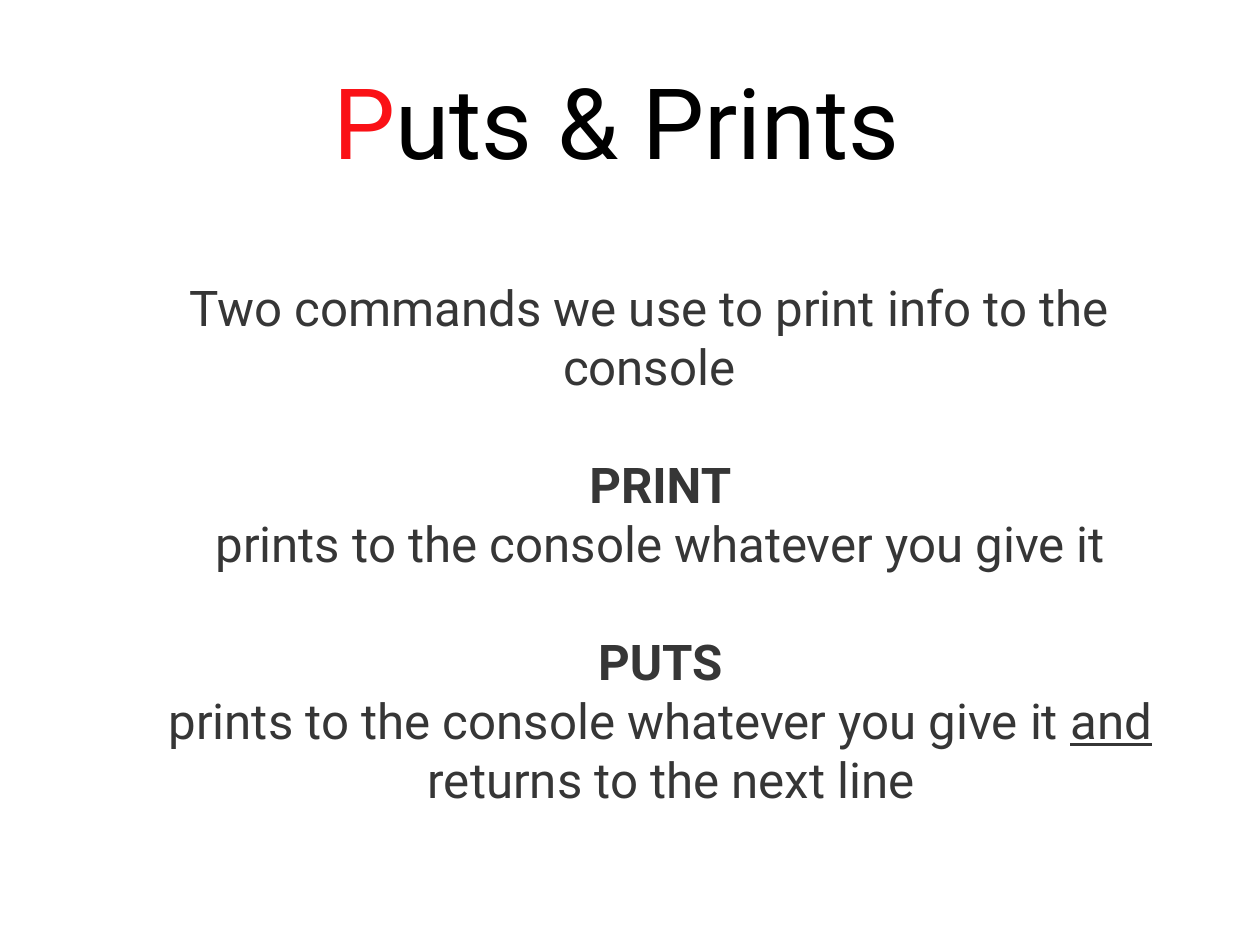
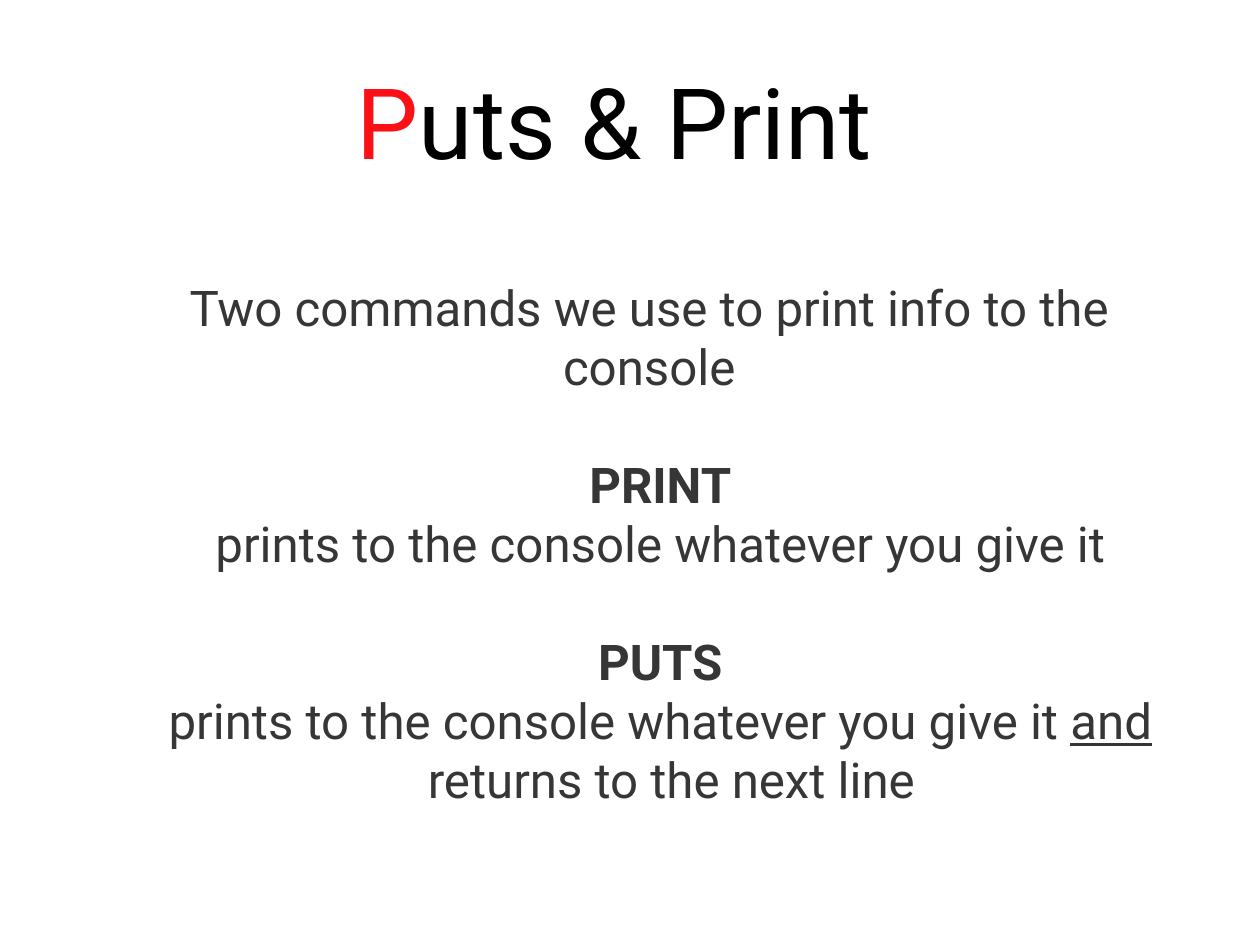
Before and after one commit to stephlaf/P4E, a slide deck: slide 2 of Presentations/Presentations Power Point/01_Intro to Ruby.pptx. Drawn at 1260x945 pixels with LibreOffice and Linux fonts; fonts in the diff are those of the drawing. Boxes give left, top, right and bottom in pixels: in the first picture for what was removed or moved away, otherwise in the second. Text is boxed around its words. In the diff, an @@ line names an element or a change of style, - is before the commit and + after.

Commit message:
New version post presentation

```diff
--- a/Presentations/Presentations Power Point/01_Intro to Ruby.pptx
+++ b/Presentations/Presentations Power Point/01_Intro to Ruby.pptx
@@ text at box(357, 88, 872, 160): text changed @@
-Puts & Prints
+Puts & Print
```
Also in this commit, not shown: 3 other files.
